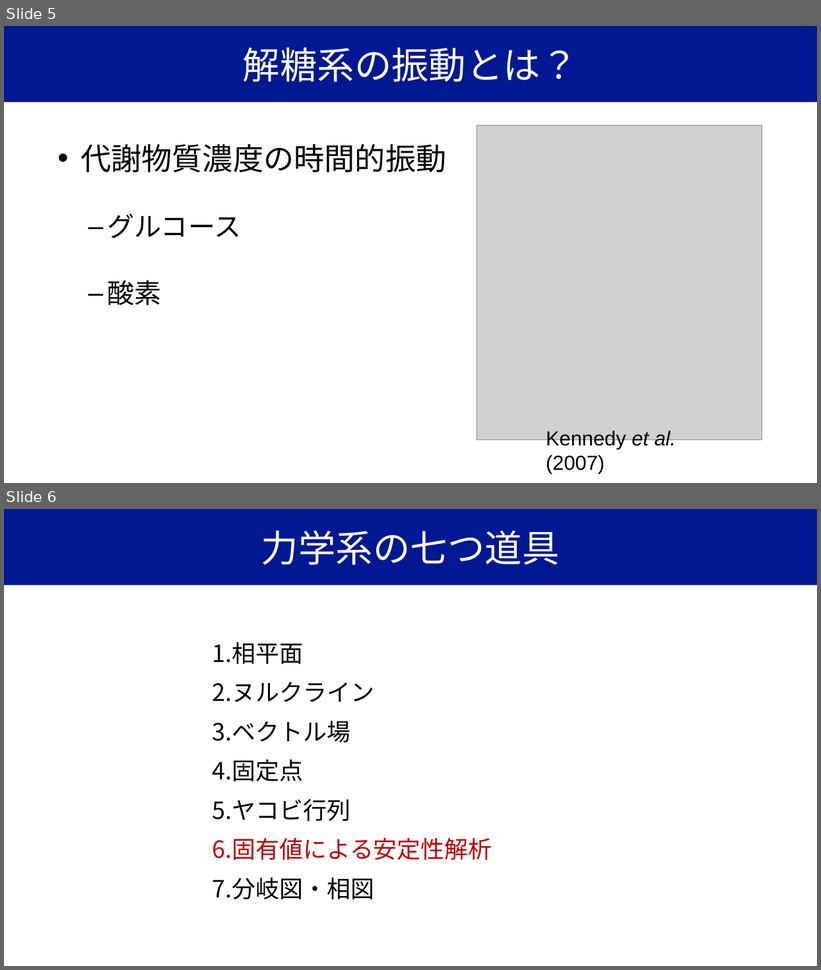
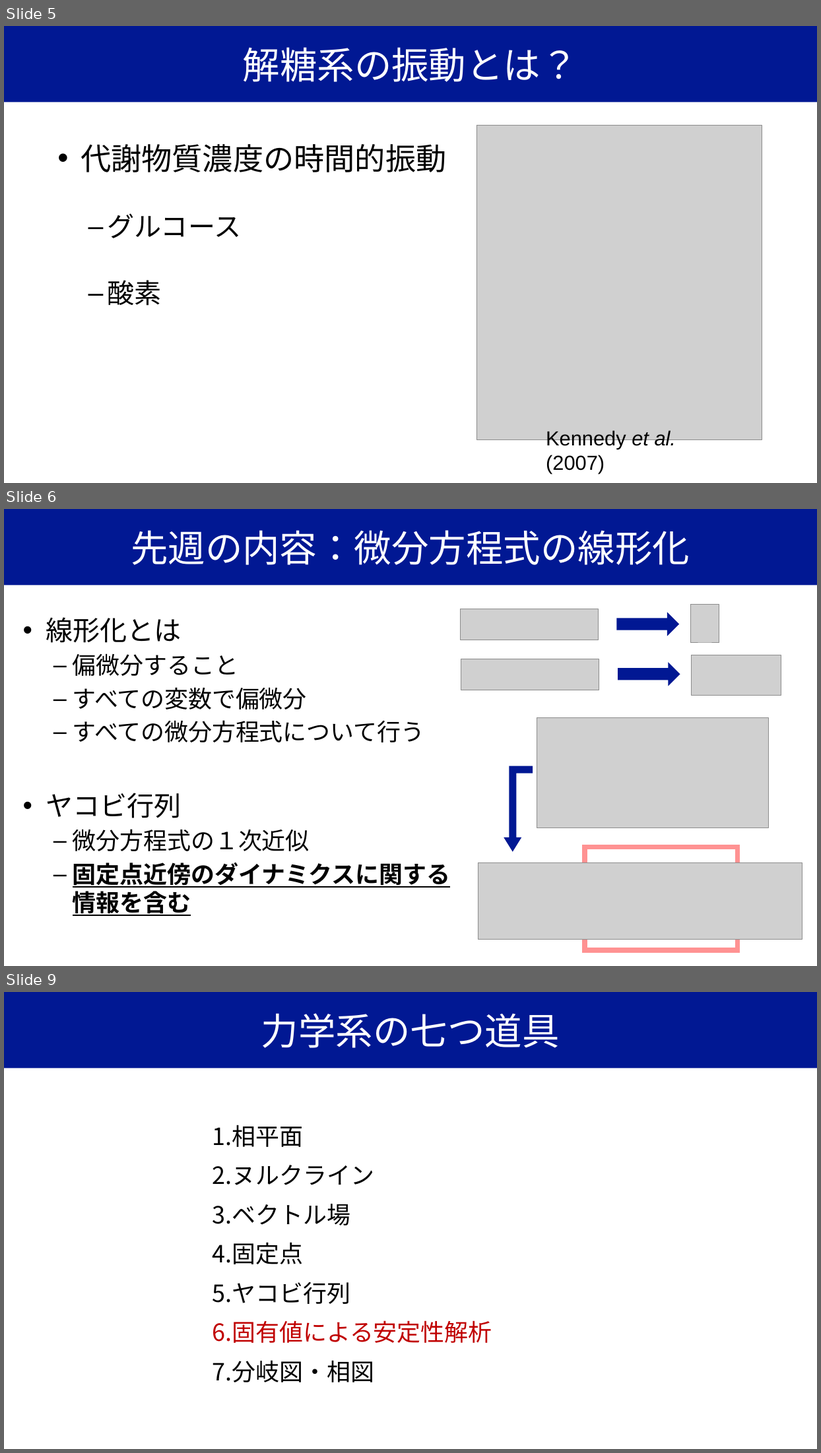
Before and after one commit to YugiLab/Lectures, a slide deck: DS2_2026/Day4/yugi_lecture4_oscillation.pptx. Shown one above the other, each under a label of ours: slides 5 and 6 before the commit, slides 5, 6 and 9 after it; the slides between them are not shown. The pictures are 821x970 and 821x1453 pixels, drawn with LibreOffice and Linux fonts; fonts in the diff are those of the drawing; grey boxes stand for pictures. Boxes give left, top, right and bottom in pixels: in the first picture for what was removed or moved away, otherwise in the second. Text is boxed around its words. In the diff, an @@ line names an element or a change of style, - is before the commit and + after.

```diff
--- a/DS2_2026/Day4/yugi_lecture4_oscillation.pptx
+++ b/DS2_2026/Day4/yugi_lecture4_oscillation.pptx
@@ slide 6 added at (x1=4, y1=509, x2=817, y2=966), background #FFFFFF @@
@@ title added at (x1=4, y1=509, x2=817, y2=586), fill #011893, 44 pt, text #FFFFFF @@
+先週の内容：微分方程式の線形化
@@ picture added at (x1=691, y1=604, x2=719, y2=642) @@
@@ text added at (x1=46, y1=617, x2=450, y2=916), 28 pt, text #000000 @@
+• 線形化とは
+  – 偏微分すること
+  – すべての変数で偏微分
+  – すべての微分方程式について行う
+• ヤコビ行列
+  – 微分方程式の１次近似
+  – 固定点近傍のダイナミクスに関する情報を含む
@@ picture added at (x1=460, y1=609, x2=598, y2=641) @@
@@ right arrow added at (x1=617, y1=612, x2=679, y2=636), fill #011893 @@
@@ picture added at (x1=461, y1=659, x2=599, y2=690) @@
@@ right arrow added at (x1=618, y1=662, x2=680, y2=686), fill #011893 @@
@@ picture added at (x1=692, y1=656, x2=781, y2=695) @@
@@ picture added at (x1=537, y1=718, x2=768, y2=828) @@
@@ bent up arrow added at (x1=504, y1=766, x2=533, y2=852), fill #011893 @@
@@ picture added at (x1=479, y1=863, x2=803, y2=940) @@
@@ rectangle added at (x1=585, y1=848, x2=738, y2=951), outline #FF9292 6 pt @@
@@ what was slide 6 is now slide 9 @@
```
Also in this commit, not shown: 3 slides changed, 2 other slides added, 4 other files.
